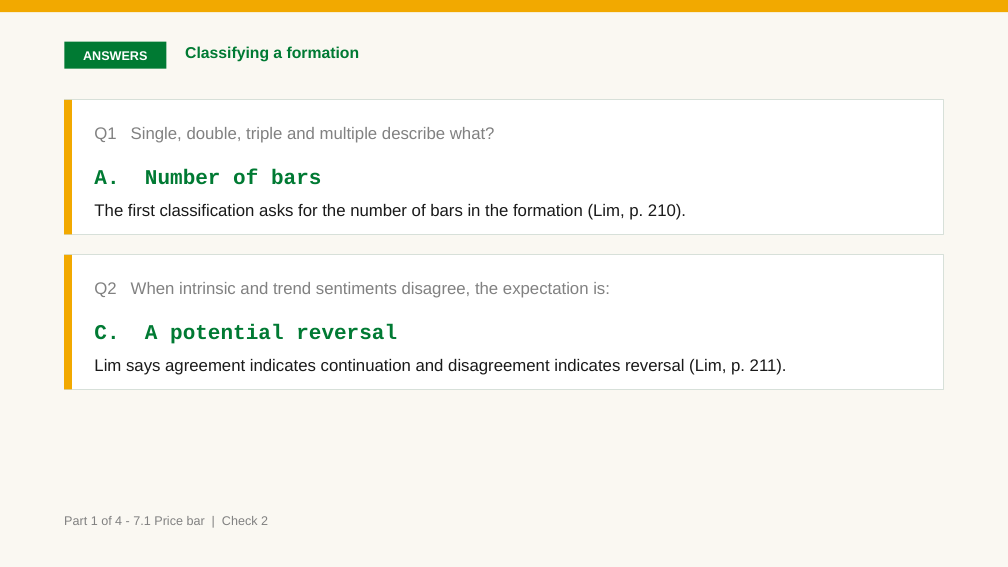
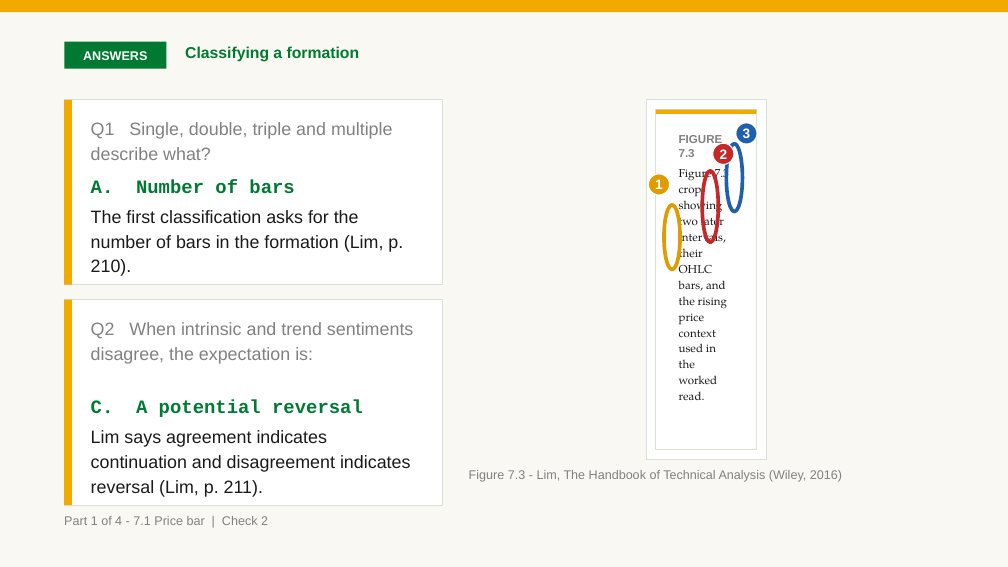
Before and after one commit to benjiesotelo-sudo/Telos_FIN1209, a slide deck: slide 15 of chapter-07/FIN1209-Chapter-07.pptx (slide 18 before the commit). Drawn at 1008x567 pixels with LibreOffice and Linux fonts; fonts in the diff are those of the drawing. Boxes give left, top, right and bottom in pixels: in the first picture for what was removed or moved away, otherwise in the second. Text is boxed around its words. In the diff, an @@ line names an element or a change of style, - is before the commit and + after.

```diff
--- a/chapter-07/FIN1209-Chapter-07.pptx
+++ b/chapter-07/FIN1209-Chapter-07.pptx
@@ rectangle: place and size @@
-rectangle at bbox=[64, 100, 72, 234]
+rectangle at bbox=[64, 100, 72, 285]
@@ rectangle: place and size @@
-rectangle at bbox=[64, 100, 944, 234]
+rectangle at bbox=[64, 100, 442, 285]
@@ text "Q1 Single, double, triple and ..." at bbox=[91, 122, 393, 160]: size 16 to 17 pt @@
@@ rectangle added at bbox=[647, 100, 767, 460], fill #FFFFFF, outline #D7E0D9 1 pt @@
@@ rectangle added at bbox=[656, 110, 757, 450], fill #FFFFFF, outline #D7E0D9 1 pt @@
@@ rectangle added at bbox=[656, 110, 757, 114], fill #F2A900 @@
@@ text added at bbox=[679, 135, 729, 400], 11 pt, text #1A1A1A @@
+FIGURE 7.3
+Figure 7.3 crop showing two later intervals, their OHLC bars, and the rising price context used in the worked read.
@@ ellipse added at bbox=[713, 144, 734, 165], fill #C62828, outline #FFFFFF 1 pt, 13 pt, text #FFFFFF, bold @@
+2
@@ ellipse added at bbox=[727, 144, 743, 212], outline #1F5FAD 3.5 pt @@
@@ ellipse added at bbox=[736, 123, 757, 144], fill #1F5FAD, outline #FFFFFF 1 pt, 13 pt, text #FFFFFF, bold @@
+3
@@ text "A. Number of bars": place and size @@
-text "A. Number of bars" at bbox=[94, 169, 686, 220]
+text "A. Number of bars" at bbox=[91, 180, 403, 276]
@@ text "A. Number of bars" at bbox=[91, 180, 403, 276]: size 20 to 18 pt in "A. Number of bars"; size 16 to 17 pt in "The first classification asks for the number ..."; less space between paragraphs @@
@@ ellipse added at bbox=[649, 174, 670, 195], fill #E09B00, outline #FFFFFF 1 pt, 13 pt, text #FFFFFF, bold @@
+1
@@ ellipse added at bbox=[702, 171, 718, 242], outline #C62828 3.5 pt @@
@@ ellipse added at bbox=[664, 205, 680, 269], outline #E09B00 3.5 pt @@
@@ rectangle: place and size @@
-rectangle at bbox=[64, 255, 72, 389]
+rectangle at bbox=[64, 300, 72, 506]
@@ rectangle: place and size @@
-rectangle at bbox=[64, 255, 944, 389]
+rectangle at bbox=[64, 300, 442, 506]
@@ text "Q2 When intrinsic and trend ..." at bbox=[91, 322, 413, 364]: size 16 to 17 pt @@
@@ text "Q2 When intrinsic and trend ...": place and size @@
-text "Q2 When intrinsic and trend ..." at bbox=[94, 282, 610, 298]
+text "Q2 When intrinsic and trend ..." at bbox=[91, 322, 413, 364]
@@ text "C. A potential reversal": place and size @@
-text "C. A potential reversal" at bbox=[94, 324, 787, 375]
+text "C. A potential reversal" at bbox=[91, 400, 411, 497]
@@ text "C. A potential reversal" at bbox=[91, 400, 411, 497]: size 20 to 18 pt in "C. A potential reversal"; size 16 to 17 pt in "Lim says agreement indicates continuation and disagreement ..."; less space between paragraphs @@
@@ text added at bbox=[469, 470, 842, 482], 12 pt, text #818181 @@
+Figure 7.3 - Lim, The Handbook of Technical Analysis (Wiley, 2016)
```
Also in this commit, not shown: 14 other slides changed, 7 slides added, 9 slides removed, 1 other file.
